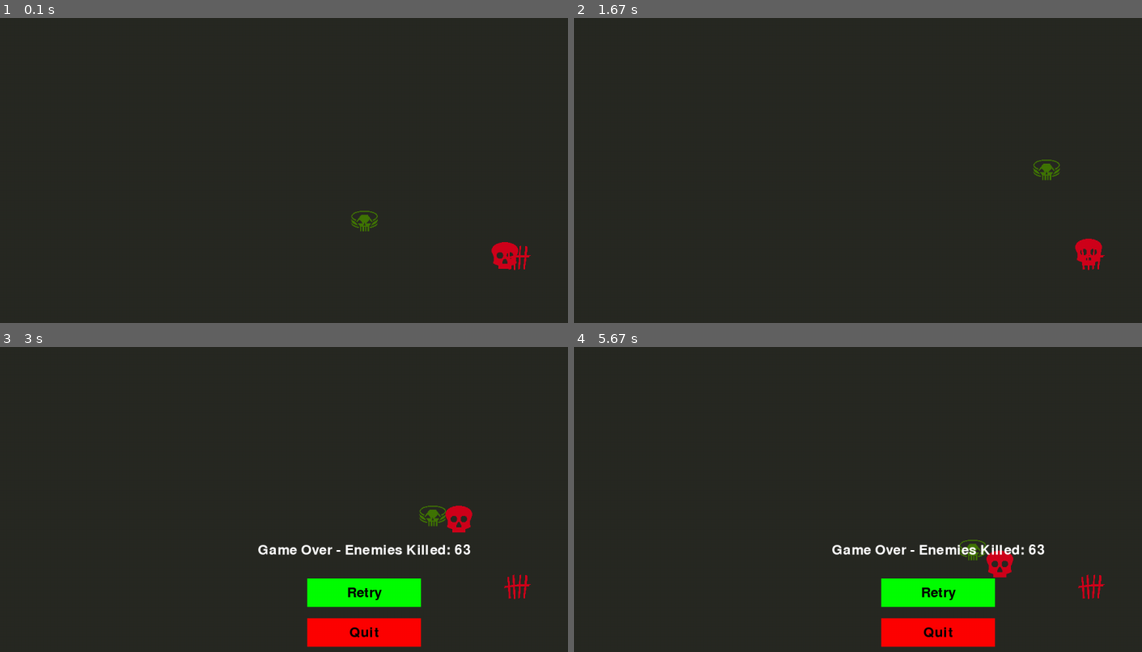
Above: before the commit, frames 1-4 (two rows, left to right).
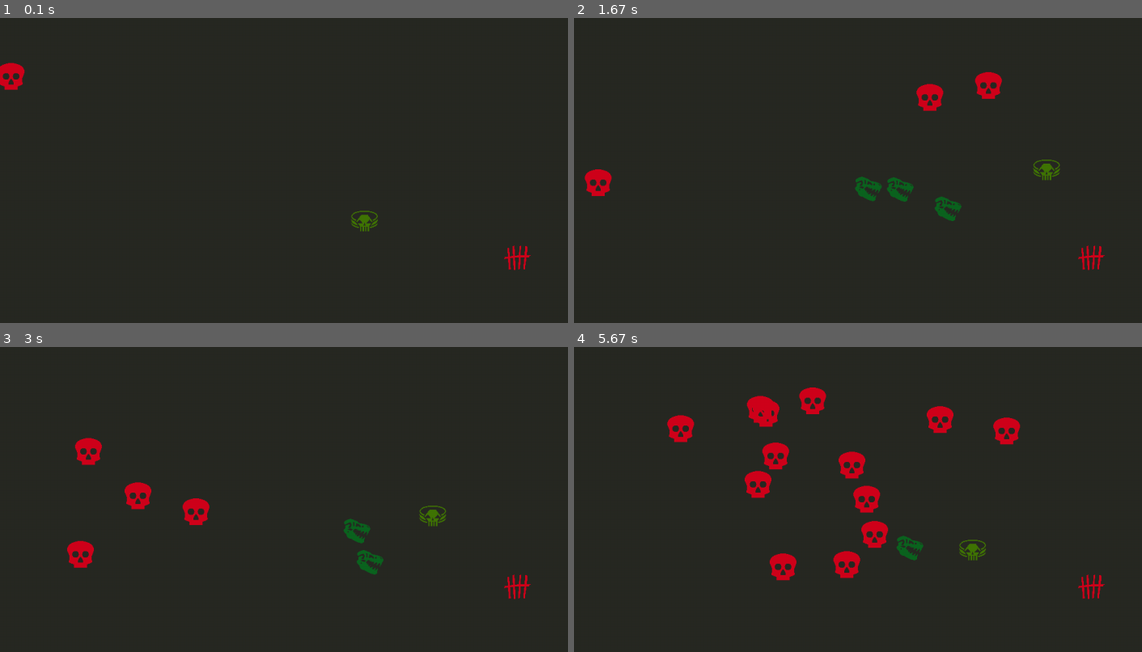
Above: after the commit, the same moments.

Repository: Fiery-Noises/PyGame_TestRun
Game: pygame game, started from main.py
Same seed, same stepped clock (60 frames per second), same inputs: the game is played once before the commit and once after it.
Inputs (mouse positions are in pixels of both pictures, inside the frame that each line leads up to):
- Up to frame 1 (0.1 s): no input
- Up to frame 2 (1.67 s): tap Space at 0.33, 0.73, 1.03, 1.23, 1.57 s; hold D 0.67-1.13 s; hold W 1.17-1.47 s; hold D from 1.5 s (still down)
- Up to frame 3 (3 s): tap Space at 1.87, 2.4, 2.7, 2.97 s; release D at 1.97 s; press the mouse at (363, 591) at 2.03 s; move the mouse to (363, 597) at 2.13 s; release the mouse at (363, 600) at 2.27 s; hold A 2.33-2.87 s; move the mouse to (340, 481) at 2.37 s; hold S from 2.9 s (still down)
- Up to frame 4 (5.67 s): release S at 3.2 s; hold A 3.23-3.63 s; tap Space at 3.3, 3.6, 3.73, 4.13, 4.43, 4.8, 5.2, 5.5 s; hold W 3.67-4.03 s; hold D 4.07-4.7 s; hold S 4.73-5.1 s; hold A 5.13-5.6 s; hold D from 5.63 s (still down)

The runs differ from the first frame. In frame 1, 0.6% of the frame differs, in the area x 0-92%, y 14-83%; in frame 2, 1.7%; in frame 3, 6.4%; in frame 4, 8.7%, in the area x 16-83%, y 13-99%.

Commit message:
Player and enemy adjustments

Diff:
--- a/main.py
+++ b/main.py
@@ -8,9 +8,11 @@
 clock = pygame.time.Clock()
 
 # Screen dimensions
-WIDTH = 1280
-HEIGHT = 720
-screen = pygame.display.set_mode((WIDTH, HEIGHT))
+screen_info = pygame.display.Info()
+WIDTH = screen_info.current_w
+HEIGHT = screen_info.current_h
+screen = pygame.display.set_mode((WIDTH, HEIGHT), pygame.RESIZABLE)
+pygame.display.flip()
 pygame.display.set_caption('Player Mover with Enemy')
 
 # Load images
@@ -27,7 +29,7 @@
 
 # Constants
 PLAYER_SPEED = 5
-ENEMY_SPEED = PLAYER_SPEED * 0.75
+ENEMY_SPEED = PLAYER_SPEED * 0.5
 PROJECTILE_SPEED = 8
 ENEMY_RADIUS = enemy_image.get_width() // 2  # Use half the width as the radius for collision detection
 HOUSE_SPAWN_DISTANCE = 200  # Distance from player where the house spawns enemies
@@ -58,9 +60,14 @@
             dx = -PLAYER_SPEED
         elif keys[pygame.K_d]:  # Move right
             dx = PLAYER_SPEED
-        self.x += dx
-        self.y += dy
-        self.rect.center = (self.x, self.y)
+
+        # Move player
+        self.rect.x += dx
+        self.rect.y += dy
+
+        # Keep player within window boundaries
+        self.rect.x = max(0, min(self.rect.x, WIDTH - self.rect.width))
+        self.rect.y = max(0, min(self.rect.y, HEIGHT - self.rect.height))
 
 class Enemy(Entity):
     def __init__(self, image, x, y):
@@ -81,8 +88,22 @@
     def __init__(self, image, x, y):
         super().__init__(image, x, y)
 
-    def spawn_enemy(self):
-        return Enemy(enemy_image, self.x, self.y)
+    def spawn_enemy(self, player, enemies):
+        while True:
+            if player.x - self.x < 0:
+                x = random.randint(0, self.x+20)
+            else:
+                x = random.randint(self.x, player.x+20)
+
+            if player.y - self.y < 0:
+                y = random.randint(0, self.y+20)
+            else:
+                y = random.randint(self.y, player.y+20)
+
+            if math.hypot(x - player.x, y - player.y) > 200:  # Adjust the distance threshold as needed
+                new_enemy = Enemy(enemy_image, x, y)
+
+                return new_enemy  # Exit the loop and return the created enemy
 
 class Projectile(Entity):
     def __init__(self, image, x, y, target_x, target_y):
@@ -107,7 +128,8 @@
 player = Player(player_image, WIDTH // 2, HEIGHT // 2)
 house = House(house_image, random.randint(player.x + HOUSE_SPAWN_DISTANCE, WIDTH - house_image.get_width()),
               random.randint(0, HEIGHT - house_image.get_height()))
-enemies = [house.spawn_enemy()]  # List to store enemy instances
+enemies = []
+enemies = [house.spawn_enemy(player, enemies)]  # List to store enemy instances
 projectiles = []  # List to store projectile instances
 enemies_killed = 0  # Counter for enemies killed
 
@@ -140,7 +162,7 @@
         for enemy in enemies[:]:  # Iterate over a copy of the list
             if projectile.rect.colliderect(enemy.rect):
                 enemies.remove(enemy)  # Remove enemy instance
-                enemies.extend([house.spawn_enemy() for _ in range(2)])  # Spawn 2 new enemies
+                enemies.extend([house.spawn_enemy(player, enemies) for _ in range(2)])  # Spawn 2 new enemies
                 enemies_killed += 1
                 hit = True
         if not hit:
@@ -183,7 +205,7 @@
         if retry_button.collidepoint((mouse_x, mouse_y)) and pygame.mouse.get_pressed()[0]:
             game_over = False
             retry_game = False
-            enemies = [house.spawn_enemy()]
+            enemies = [house.spawn_enemy(player, enemies)]
             enemies_killed = 0
 
         if quit_button.collidepoint((mouse_x, mouse_y)) and pygame.mouse.get_pressed()[0]:
